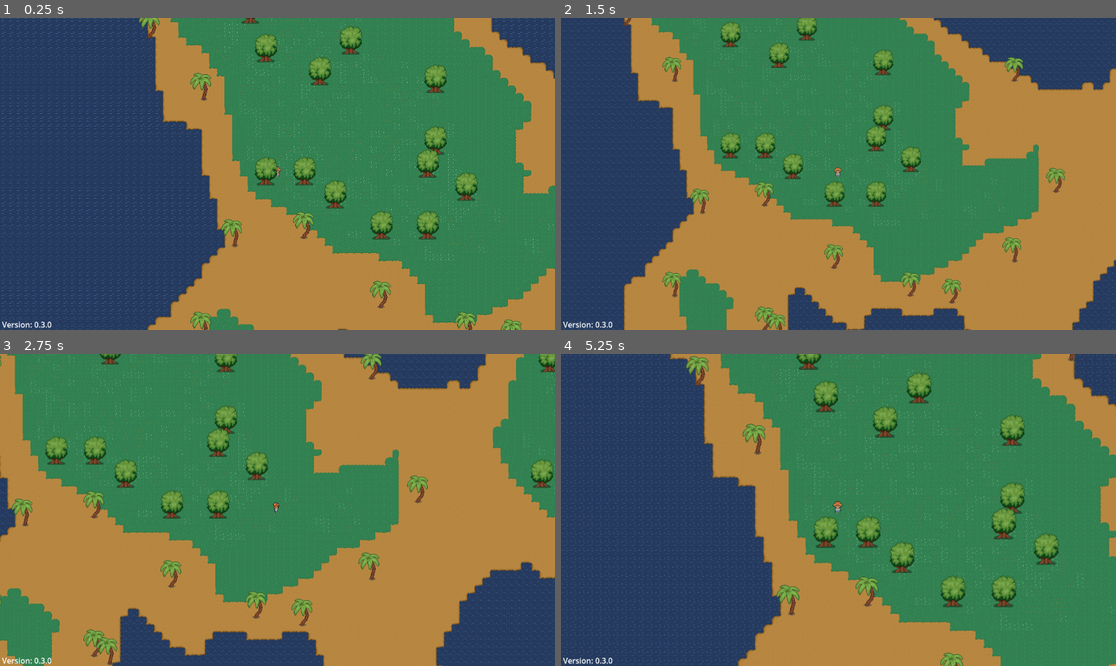
Above: before the commit, frames 1-4 (two rows, left to right).
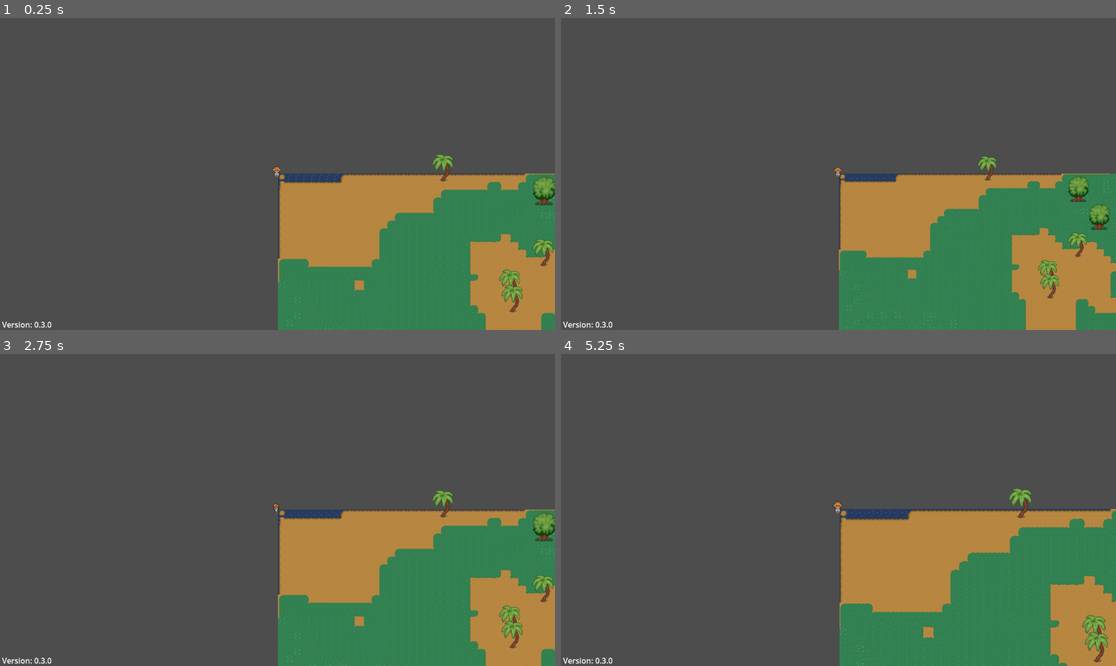
Above: after the commit, the same moments.

Repository: twiederk/PirateGame
Game: Godot game, scene res://world/proc_gen_world.tscn
The game is run twice, just before and just after one commit, with the same random seed, the same clock (stepped at 60 frames per second) and the same inputs.
Inputs (mouse positions are in pixels of both pictures, inside the frame that each line leads up to):
- Up to frame 1 (0.25 s): no input
- Up to frame 2 (1.5 s): tap Enter at 0.5 s; move the mouse to (960, 158) at 0.52 s; hold D (right) 0.53-1.28 s; tap Mouse wheel up (zoom_in) at 0.6 s; tap Mouse wheel down (zoom_out) at 0.8, 1.35 s; move the mouse to (727, 189) at 1.27 s; hold S (down) from 1.28 s (still down)
- Up to frame 3 (2.75 s): tap Mouse wheel up (zoom_in) at 1.55, 2.1 s; tap Space at 2 s; move the mouse to (333, 441) at 2.02 s; release S (down) at 2.03 s; hold D (right) from 2.03 s (still down); tap Mouse wheel down (zoom_out) at 2.3 s
- Up to frame 4 (5.25 s): move the mouse to (810, 572) at 2.77 s; release D (right) at 2.78 s; hold W (up) 2.78-3.53 s; tap Mouse wheel down (zoom_out) at 2.85, 3.8, 4.35 s; tap Mouse wheel up (zoom_in) at 3.05, 3.6, 4.55, 5.1 s; move the mouse to (1005, 556) at 3.52 s; hold A (left) 3.53-5.03 s; move the mouse to (672, 463) at 4.27 s; move the mouse to (866, 510) at 5.02 s; hold S (down) from 5.03 s (still down)

The runs differ from the first frame. In frame 1, 91% of the frame differs, in the area x 0-100%, y 0-100%; in frame 2, 93%; in frame 3, 96%; in frame 4, 91%.

Commit message:
Added limits and borders

Diff:
--- a/godot4/player/player.gd
+++ b/godot4/player/player.gd
@@ -14,7 +14,7 @@
 
 
 func _process(_delta):
-	update_animation_parameters()
+	_update_animation_parameters()
 
 
 func _physics_process(_delta):
@@ -26,7 +26,7 @@
 	move_and_slide()
 
 
-func update_animation_parameters():
+func _update_animation_parameters():
 	if(velocity == Vector2.ZERO):
 		animation_tree["parameters/conditions/is_idle"] = true
 		animation_tree["parameters/conditions/is_moving"] = false
--- /dev/null
+++ b/godot4/world/map_borders.gd
@@ -0,0 +1,14 @@
+class_name MapBorders
+extends Node2D
+
+@onready var north_border = $NorthBorder
+@onready var south_border = $SouthBorder
+@onready var west_border = $WestBorder
+@onready var east_border = $EastBorder
+
+
+func set_borders(north_limit: float, south_limit: float, west_limit: float, east_limit: float) -> void:
+	north_border.position = Vector2(0, north_limit)
+	west_border.position = Vector2(west_limit, 0)
+	south_border.position = Vector2(0, south_limit)
+	east_border.position = Vector2(east_limit, 0)
--- /dev/null
+++ b/godot4/world/map_borders.tscn
@@ -0,0 +1,41 @@
+[gd_scene format=3 uid="uid://cxg2srcb55bc8"]
+
+[ext_resource type="Script" uid="uid://bfx1c1svknbip" path="res://world/map_borders.gd" id="1_l3yer"]
+
+[sub_resource type="WorldBoundaryShape2D" id="WorldBoundaryShape2D_utvxw"]
+normal = Vector2(0, 1)
+
+[sub_resource type="WorldBoundaryShape2D" id="WorldBoundaryShape2D_5yvla"]
+
+[sub_resource type="WorldBoundaryShape2D" id="WorldBoundaryShape2D_hpfoq"]
+normal = Vector2(1, 0)
+
+[sub_resource type="WorldBoundaryShape2D" id="WorldBoundaryShape2D_r4j8u"]
+normal = Vector2(-1, 0)
+
+[node name="MapBorders" type="Node2D" unique_id=1937348328]
+script = ExtResource("1_l3yer")
+
+[node name="NorthBorder" type="StaticBody2D" parent="." unique_id=847656563]
+collision_mask = 0
+
+[node name="CollisionShape2D" type="CollisionShape2D" parent="NorthBorder" unique_id=1660142989]
+shape = SubResource("WorldBoundaryShape2D_utvxw")
+
+[node name="SouthBorder" type="StaticBody2D" parent="." unique_id=1206881540]
+collision_mask = 0
+
+[node name="CollisionShape2D" type="CollisionShape2D" parent="SouthBorder" unique_id=1208171383]
+shape = SubResource("WorldBoundaryShape2D_5yvla")
+
+[node name="WestBorder" type="StaticBody2D" parent="." unique_id=928016872]
+collision_mask = 0
+
+[node name="CollisionShape2D" type="CollisionShape2D" parent="WestBorder" unique_id=56814405]
+shape = SubResource("WorldBoundaryShape2D_hpfoq")
+
+[node name="EastBorder" type="StaticBody2D" parent="." unique_id=1066594331]
+collision_mask = 0
+
+[node name="CollisionShape2D" type="CollisionShape2D" parent="EastBorder" unique_id=1585654060]
+shape = SubResource("WorldBoundaryShape2D_r4j8u")
--- a/godot4/world/proc_gen_world.gd
+++ b/godot4/world/proc_gen_world.gd
@@ -28,13 +28,14 @@
 
 
 @onready var tile_map = $TileMap
-@onready var camera_2d = $Player/Camera2D
 @onready var player: CharacterBody2D = $Player
 @onready var water_layer: TileMapLayer = $TileMap/water_layer
 @onready var ground_layer: TileMapLayer = $TileMap/ground_layer
 @onready var ground_2_layer: TileMapLayer = $TileMap/ground2_layer
 @onready var cliff_layer: TileMapLayer = $TileMap/cliff_layer
 @onready var environment_layer: TileMapLayer = $TileMap/environment_layer
+@onready var camera: Camera2D = $Player/Camera2D
+@onready var map_borders: MapBorders = $MapBorders
 
 
 func _ready() -> void:
@@ -47,7 +48,20 @@
 	noise = noise_texture.noise
 	tree_noise = tree_noise_texture.noise
 
+	#_setup_limits_and_borders()
 	_generate_world()
+
+
+func _setup_limits_and_borders() -> void:
+	var tile_map_used_rect = water_layer.get_used_rect()
+	var tile_size = water_layer.tile_set.tile_size
+	var north_limit = tile_map_used_rect.position.y * tile_size.y
+	var south_limit = (tile_map_used_rect.position.y + tile_map_used_rect.size.y) * tile_size.y
+	var west_limit = tile_map_used_rect.position.x * tile_size.x
+	var east_limit = (tile_map_used_rect.position.x + tile_map_used_rect.size.x) * tile_size.x
+
+	map_borders.set_borders(north_limit, south_limit, west_limit, east_limit)
+	_camera_limits(north_limit, south_limit, west_limit, east_limit)
 
 
 func _generate_world() -> void:
@@ -104,15 +118,26 @@
 
 
 func _input(_event):
+	_camera_zoom()
+
+
+func _camera_zoom():
 	if Input.is_action_just_pressed("zoom_in"):
-		var zoom_val =camera_2d.zoom.x + 0.1
-		camera_2d.zoom = Vector2(zoom_val, zoom_val)
+		var zoom_val =camera.zoom.x + 0.1
+		camera.zoom = Vector2(zoom_val, zoom_val)
 
 	elif Input.is_action_just_pressed("zoom_out"):
-		var zoom_val =camera_2d.zoom.x - 0.1
+		var zoom_val =camera.zoom.x - 0.1
 		if zoom_val == 0:
-			zoom_val =camera_2d.zoom.x - 0.2
-		camera_2d.zoom = Vector2(zoom_val, zoom_val)
+			zoom_val = camera.zoom.x - 0.2
+		camera.zoom = Vector2(zoom_val, zoom_val)
 
 	elif Input.is_action_just_pressed("quit"):
 		get_tree().quit(0)
+
+
+func _camera_limits(north_limit: float, south_limit: float, west_limit: float, east_limit: float) -> void:
+	camera.set_limit(SIDE_LEFT, int(west_limit))
+	camera.set_limit(SIDE_RIGHT, int(east_limit))
+	camera.set_limit(SIDE_TOP, int(north_limit))
+	camera.set_limit(SIDE_BOTTOM, int(south_limit))
--- a/godot4/world/proc_gen_world.tscn
+++ b/godot4/world/proc_gen_world.tscn
@@ -4,6 +4,7 @@
 [ext_resource type="TileSet" uid="uid://cikokysmabvnd" path="res://world/world.tres" id="2_btogb"]
 [ext_resource type="PackedScene" uid="uid://nt74txyyhp2d" path="res://player/player.tscn" id="3_wx8f2"]
 [ext_resource type="PackedScene" uid="uid://bpkpuwnv5gy7d" path="res://gui/version_widget.tscn" id="4_btogb"]
+[ext_resource type="PackedScene" uid="uid://cxg2srcb55bc8" path="res://world/map_borders.tscn" id="5_wx8f2"]
 
 [sub_resource type="Gradient" id="Gradient_y5bgd"]
 interpolation_mode = 1
@@ -73,3 +74,5 @@
 [node name="gui" type="CanvasLayer" parent="." unique_id=2091008981]
 
 [node name="VersionWidget" parent="gui" unique_id=521969044 instance=ExtResource("4_btogb")]
+
+[node name="MapBorders" parent="." unique_id=1937348328 instance=ExtResource("5_wx8f2")]
Not shown, added: godot4/world/map_borders.gd.uid
